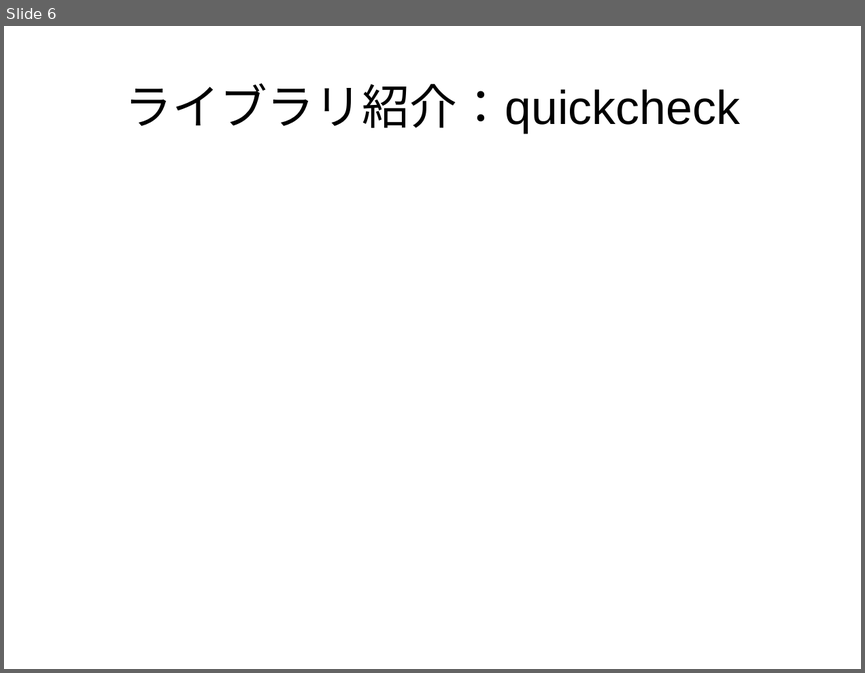
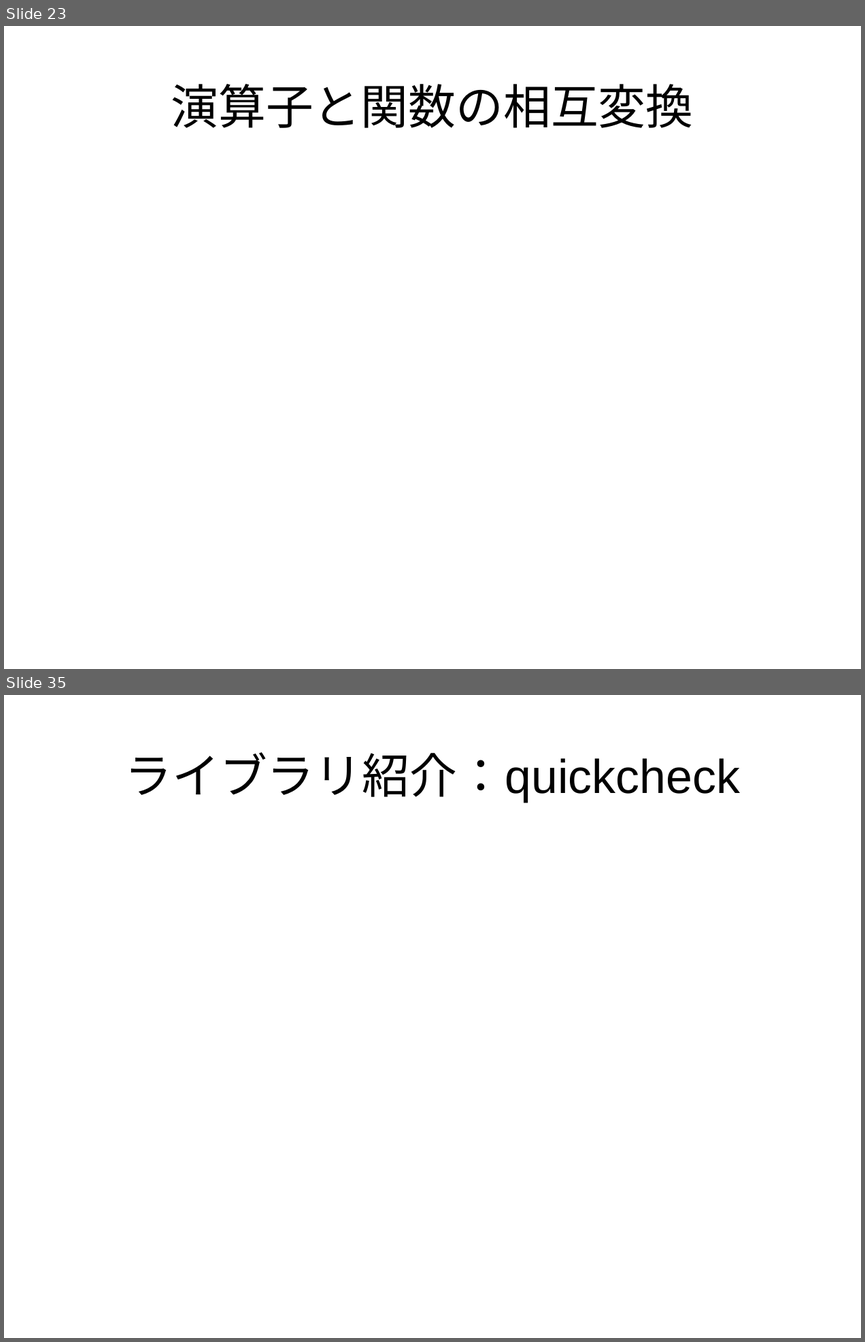
Before and after one commit to nushio3/practice, a slide deck: haskell-teaching/Tsukuba-2016.odp. Shown one above the other, each under a label of ours: slide 6 before the commit, slides 23 and 35 after it; the slides between them are not shown. The pictures are 865x673 and 865x1342 pixels, drawn with LibreOffice and Linux fonts; fonts in the diff are those of the drawing. Boxes give left, top, right and bottom in pixels: in the first picture for what was removed or moved away, otherwise in the second. Text is boxed around its words. In the diff, an @@ line names an element or a change of style, - is before the commit and + after.

```diff
--- a/haskell-teaching/Tsukuba-2016.odp
+++ b/haskell-teaching/Tsukuba-2016.odp
@@ slide 23 added at box(4, 26, 861, 669), background #FFFFFF @@
@@ title added at box(171, 84, 693, 128), 44 pt, text #000000 @@
+演算子と関数の相互変換
@@ what was slide 6 is now slide 35 @@
```
Also in this commit, not shown: 1 slide changed, 28 other slides added, 1 other file.
